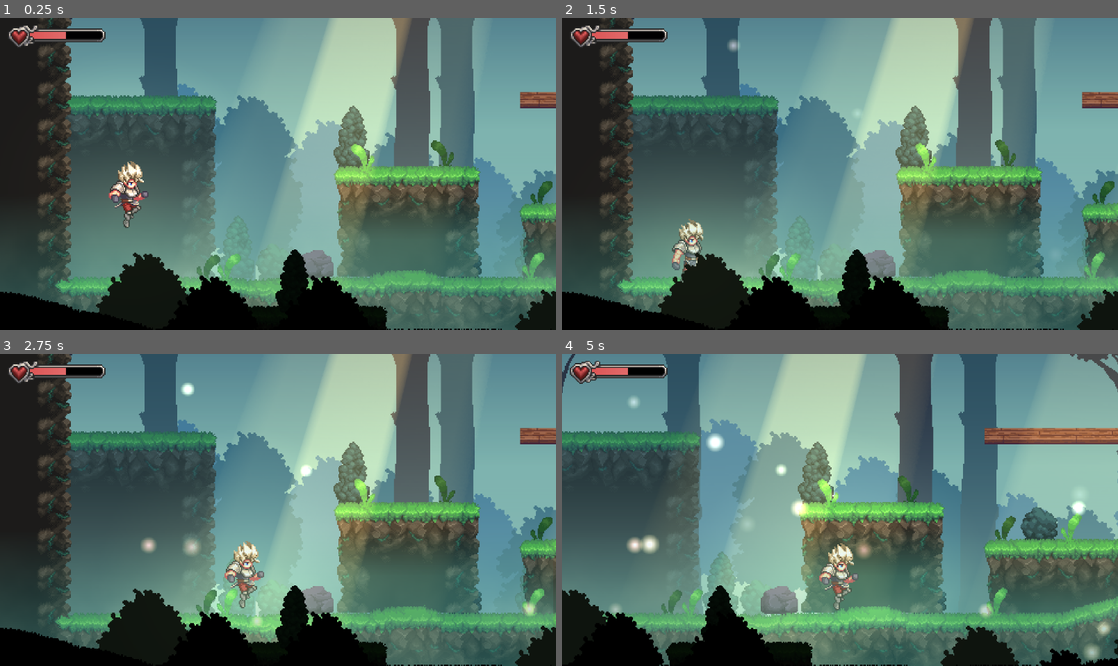
Above: before the commit, frames 1-4 (two rows, left to right).
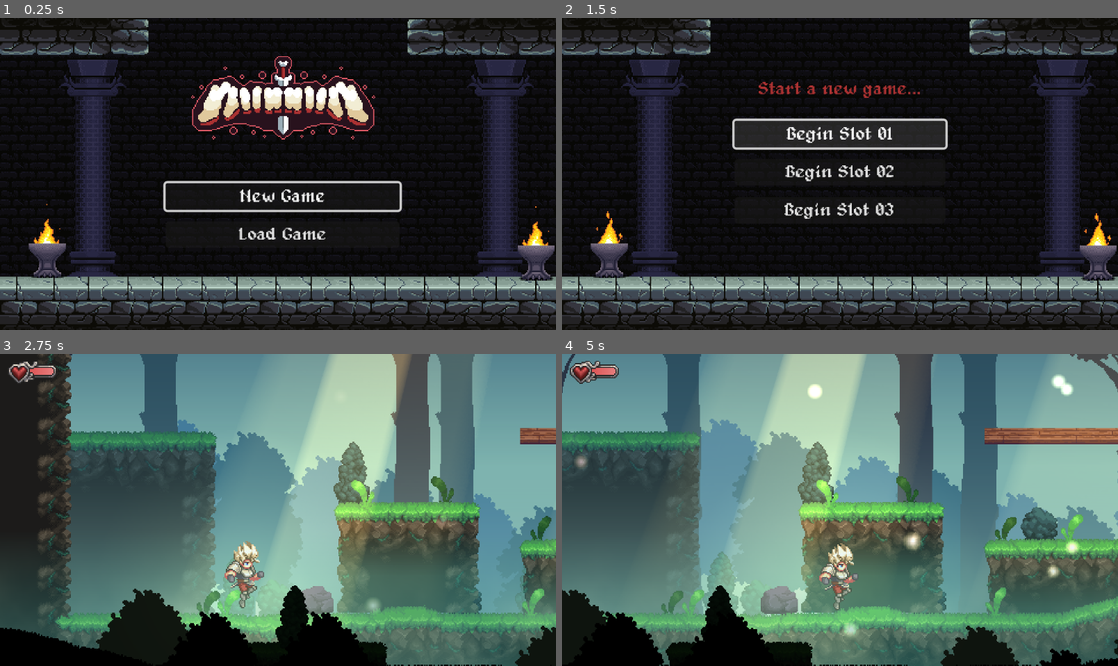
Above: after the commit, the same moments.

Repository: PaulHeraty/herra-vania
Game: Godot game, scene res://title_screen/title_scene.tscn
The game is run twice, just before and just after one commit, with the same random seed, the same clock (stepped at 60 frames per second) and the same inputs. Before the commit the project starts from res://levels/00_forest/01.tscn.
Inputs (mouse positions are in pixels of both pictures, inside the frame that each line leads up to):
- Up to frame 1 (0.25 s): no input
- Up to frame 2 (1.5 s): click (845, 195) at 0.5 s, where only the run after the commit has a clickable "New Game"; click (840, 133) at 1.25 s, where only the run after the commit has a clickable "Begin Slot 01"
- Up to frame 3 (2.75 s): tap Enter at 2 s; move the mouse to (400, 494) at 2.02 s; hold Right (right) from 2.03 s (still down); tap 1 at 2.1 s; click (400, 494) at 2.17 s; tap Space (jump) at 2.27 s; tap 2 at 2.3 s
- Up to frame 4 (5 s): move the mouse to (728, 525) at 2.77 s; tap 2 at 2.85 s; tap Space (jump) at 3.02, 4.52 s; tap 3 at 3.05, 3.6 s; move the mouse to (895, 441) at 3.52 s; release Right (right) at 3.53 s; hold Left (left) 3.53-4.28 s; hold Shift 3.53-4.28 s; move the mouse to (812, 572) at 4.27 s; hold Right (right) from 4.28 s (still down); tap Shift at 4.35 s; click (812, 572) at 4.42 s; tap 1 at 4.55 s

The runs differ from the first frame. In frame 1, 91% of the frame differs, in the area x 0-100%, y 0-100%; in frame 2, 90%; in frame 3, 1.3%; in frame 4, 2.7%.

Commit message:
Chpt 3.8

Diff:
--- a/00_global/save_manager.gd
+++ b/00_global/save_manager.gd
@@ -19,17 +19,19 @@
 	pass
 
 func _unhandled_key_input(event: InputEvent) -> void:
-	if event is InputEventKey and event.pressed:
-		if event.keycode == KEY_F5:
-			save_game()
-		elif event.keycode == KEY_F7:
-			load_game(current_slot)
-		elif event.keycode == KEY_1:
-			current_slot = 0
-		elif event.keycode == KEY_2:
-			current_slot = 1
-		elif event.keycode == KEY_3:
-			current_slot = 2
+	# DEBUG
+	if OS.is_debug_build():
+		if event is InputEventKey and event.pressed:
+			if event.keycode == KEY_F5:
+				save_game()
+			elif event.keycode == KEY_F7:
+				load_game(current_slot)
+			elif event.keycode == KEY_1:
+				current_slot = 0
+			elif event.keycode == KEY_2:
+				current_slot = 1
+			elif event.keycode == KEY_3:
+				current_slot = 2
 	pass
 
 func create_new_game_save(slot: int) -> void:
--- a/general/save_point/save_point.gd
+++ b/general/save_point/save_point.gd
@@ -19,7 +19,7 @@
 	Messages.input_hint_changed.emit("")
 	pass
 
-func _on_player_interacted(player: Player) -> void:
+func _on_player_interacted(_player: Player) -> void:
 	Messages.player_healed.emit(999)
 	SaveManager.save_game()
 	animation_player.play("game_saved")
--- a/pause_menu/scripts/map_node.gd
+++ b/pause_menu/scripts/map_node.gd
@@ -148,7 +148,7 @@
 	var i : Control = %PlayerIndicator
 	var pos: Vector2 = position
 	pos += ((player.global_position - indicator_offset) / SCALE_FACTOR)
-	var clamp: Vector2 = Vector2(3,3)
-	pos = pos.clamp(position + clamp, position + size - clamp)
+	var clamped: Vector2 = Vector2(3,3)
+	pos = pos.clamp(position + clamped, position + size - clamped)
 	i.position = pos
 	pass
--- a/player/scripts/player.gd
+++ b/player/scripts/player.gd
@@ -64,18 +64,20 @@
 		add_child(pause_menu)
 		return
 
-	# Temp for testing
-	if event is InputEventKey and event.pressed:
-		if event.keycode == KEY_MINUS:
-			if Input.is_key_pressed(KEY_SHIFT):
-				max_hp -= 10
-			else:
-				hp -= 2
-		elif event.keycode == KEY_EQUAL:
-			if Input.is_key_pressed(KEY_SHIFT):
-				max_hp += 10
-			else:
-				hp += 2
+	# DEBUG
+	if OS.is_debug_build():
+		if event is InputEventKey and event.pressed:
+			if event.keycode == KEY_MINUS:
+				if Input.is_key_pressed(KEY_SHIFT):
+					max_hp -= 10
+				else:
+					hp -= 2
+			elif event.keycode == KEY_EQUAL:
+				if Input.is_key_pressed(KEY_SHIFT):
+					max_hp += 10
+				else:
+					hp += 2
+	# end DEBUG
 
 	change_state(current_state.handle_inputs(event))
 	pass
--- a/project.godot
+++ b/project.godot
@@ -11,9 +11,11 @@
 [application]
 
 config/name="HerraVania"
-run/main_scene="uid://b0d54g76q27b1"
+run/main_scene="uid://dapnujwbdbved"
 config/features=PackedStringArray("4.5", "Forward Plus")
+boot_splash/show_image=false
 config/icon="uid://psxcamgxpybp"
+config/windows_native_icon="uid://psxcamgxpybp"
 
 [autoload]
 
Not shown, added: export_presets.cfg
Not shown, changed: .gitignore
